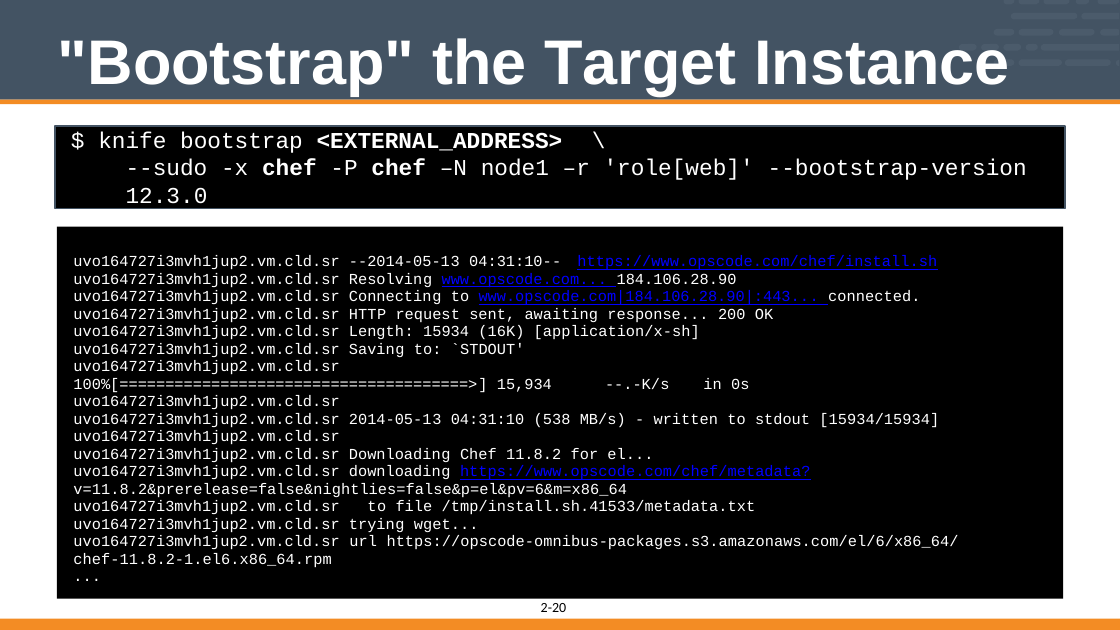
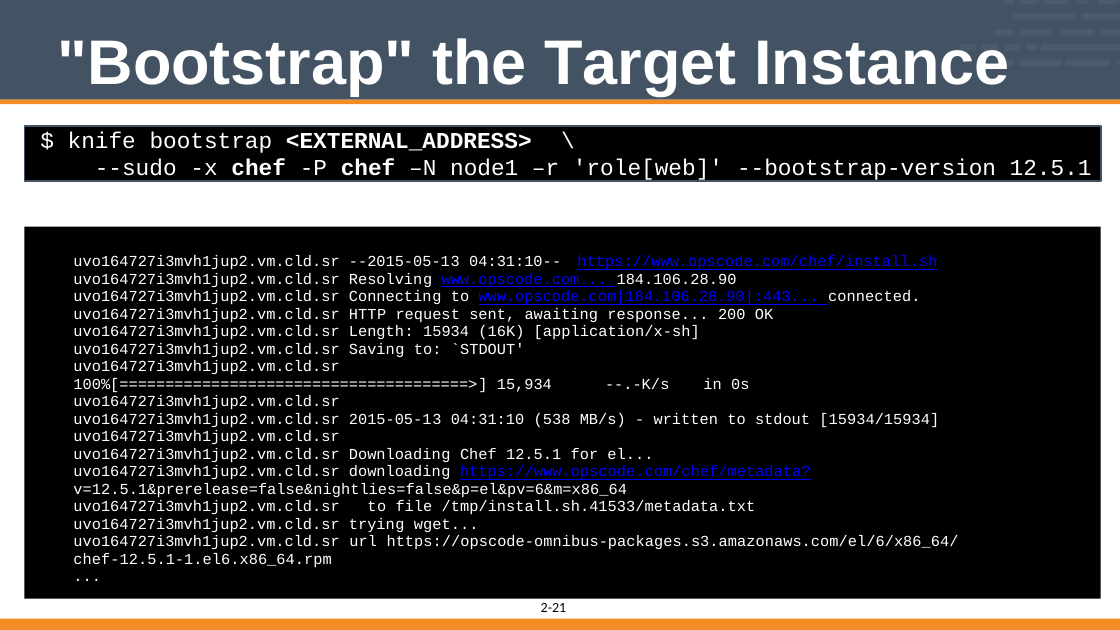
Before and after one commit to vinyar/chef-intermediate, a slide deck: slide 21 of 02-fundamentals_refresher.pptx (slide 20 before the commit). Drawn at 1120x630 pixels with LibreOffice and Linux fonts; fonts in the diff are those of the drawing. Boxes give left, top, right and bottom in pixels: in the first picture for what was removed or moved away, otherwise in the second. Text is boxed around its words. In the diff, an @@ line names an element or a change of style, - is before the commit and + after.

```diff
--- a/02-fundamentals_refresher.pptx
+++ b/02-fundamentals_refresher.pptx
@@ rectangle "$ knife bootstrap <EXTERNAL_ADDRESS> \": place and size @@
-rectangle "$ knife bootstrap <EXTERNAL_ADDRESS> \" at [55, 126, 1065, 209]
+rectangle "$ knife bootstrap <EXTERNAL_ADDRESS> \" at [25, 126, 1100, 181]
@@ text in rectangle at [95, 159, 1092, 183]: text changed @@
---sudo -x chef -P chef –N node1 –r 'role[web]' --bootstrap-version 12.3.0
+--sudo -x chef -P chef –N node1 –r 'role[web]' --bootstrap-version 12.5.1
@@ freeform shape: place and size @@
-freeform shape at [57, 227, 1063, 598]
+freeform shape at [25, 227, 1100, 598]
@@ text at [73, 255, 937, 270]: text changed @@
-uvo164727i3mvh1jup2.vm.cld.sr --2014-05-13 04:31:10-- https://www.opscode.com/chef/install.sh
+uvo164727i3mvh1jup2.vm.cld.sr --2015-05-13 04:31:10-- https://www.opscode.com/chef/install.sh
@@ text at [73, 413, 939, 428]: text changed @@
-uvo164727i3mvh1jup2.vm.cld.sr 2014-05-13 04:31:10 (538 MB/s) - written to stdout [15934/15934]
+uvo164727i3mvh1jup2.vm.cld.sr 2015-05-13 04:31:10 (538 MB/s) - written to stdout [15934/15934]
@@ text at [73, 448, 653, 463]: text changed @@
-uvo164727i3mvh1jup2.vm.cld.sr Downloading Chef 11.8.2 for el...
+uvo164727i3mvh1jup2.vm.cld.sr Downloading Chef 12.5.1 for el...
@@ text at [73, 483, 627, 498]: text changed @@
-v=11.8.2&prerelease=false&nightlies=false&p=el&pv=6&m=x86_64
+v=12.5.1&prerelease=false&nightlies=false&p=el&pv=6&m=x86_64
@@ text at [73, 553, 331, 568]: text changed @@
-chef-11.8.2-1.el6.x86_64.rpm
+chef-12.5.1-1.el6.x86_64.rpm
@@ page number at [552, 603, 566, 612]: text changed @@
-20
+21
```
Also in this commit, not shown: 11 other slides changed, 2 slides added, 1 other file.
